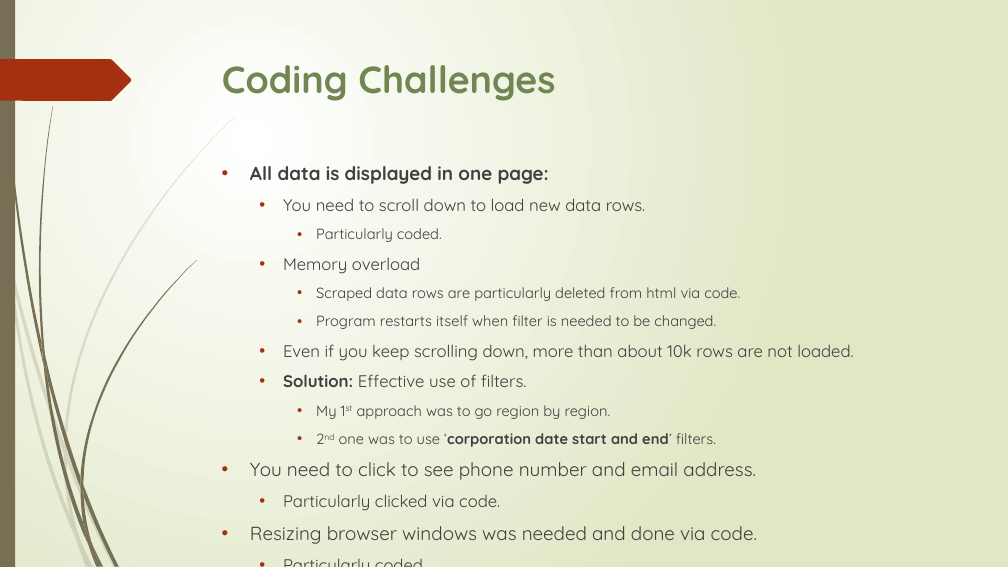
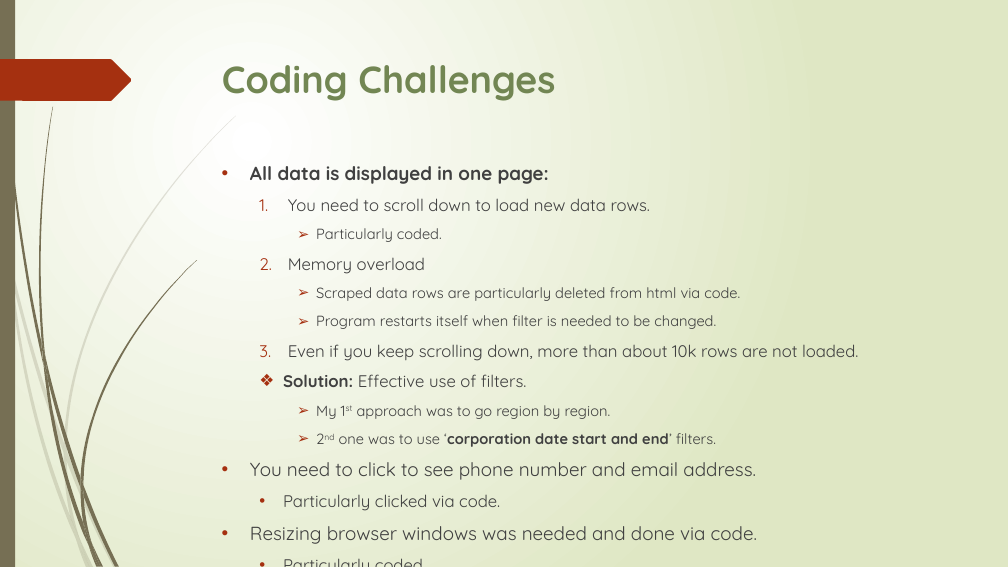
Before and after one commit to storm999/FullyAutomatedDataScrapingToolForInnoscriptaHackathon, a slide deck: slide 3 of data scraping.pptx. Drawn at 1008x567 pixels with LibreOffice and Linux fonts; fonts in the diff are those of the drawing. Boxes give left, top, right and bottom in pixels: in the first picture for what was removed or moved away, otherwise in the second. Text is boxed around its words. In the diff, an @@ line names an element or a change of style, - is before the commit and + after.

Commit message:
slide

```diff
--- a/data scraping.pptx
+++ b/data scraping.pptx
@@ text at (x1=283, y1=198, x2=858, y2=447): bullet • to 1.; bullet • to ➢; bullet • to ❖ @@
```
Also in this commit, not shown: 3 other slides changed.
